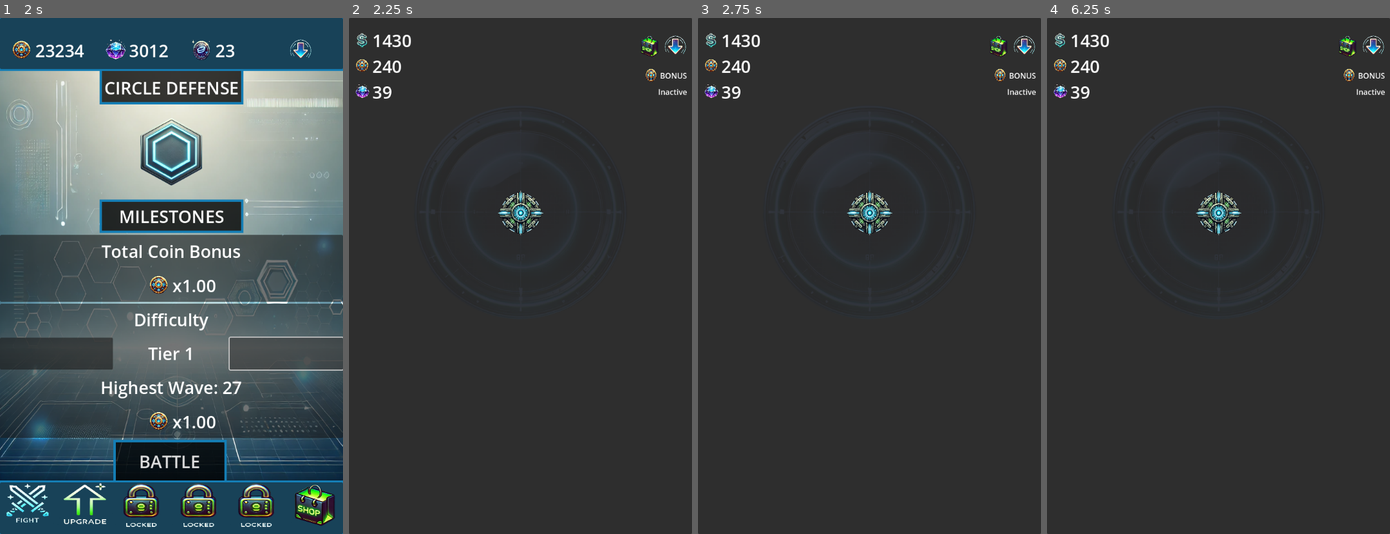
Above: before the commit, frames 1-4 (left to right).
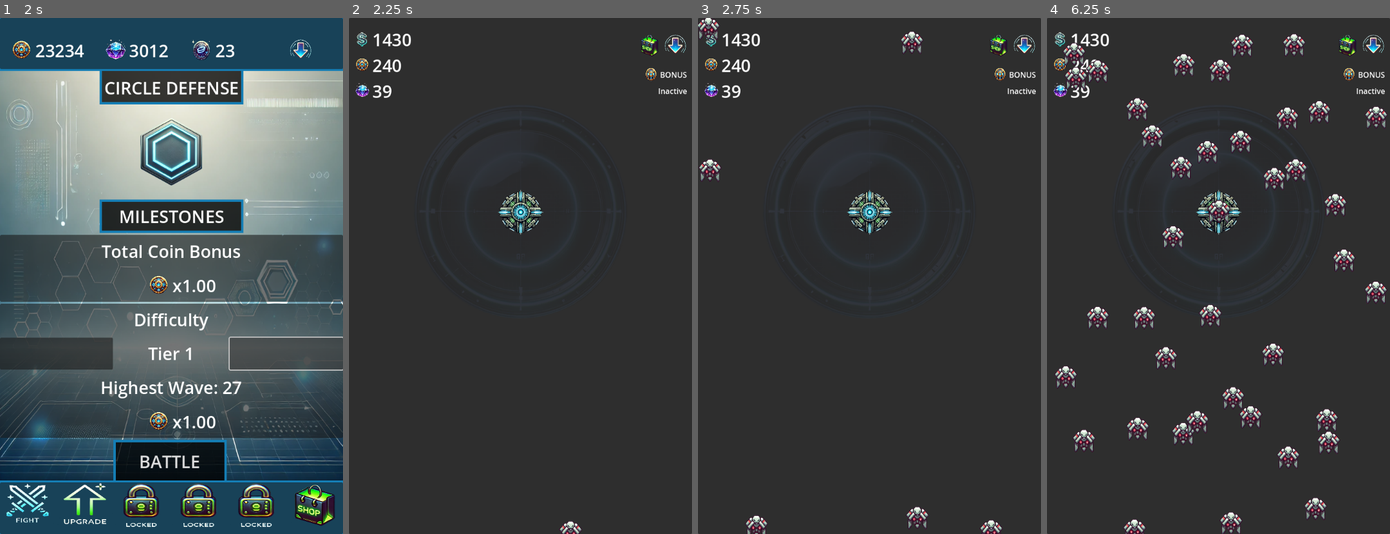
Above: after the commit, the same moments.

Repository: ascyrax/circle-defence
Game: Godot game, scene res://main.tscn
Two runs of this game, one before a commit and one after it. Both use one fixed random seed, a clock stepped at 60 frames per second and the inputs below.
Inputs (mouse positions are in pixels of both pictures, inside the frame that each line leads up to):
- Up to frame 1 (2 s): click (54, 353) at 0.5 s; click (284, 353) at 1.25 s
- Up to frame 2 (2.25 s): click "BATTLE" at 2 s
- Up to frame 3 (2.75 s): no input
- Up to frame 4 (6.25 s): no input

Frame 1 is identical in both runs. In frame 2, 1.5% of the frame differs, in the area x 1-99%, y 2-100%; in frame 3, 2.3%; in frame 4, 7.8%, in the area x 1-100%, y 2-100%.

Commit message:
bug fix: enemies move towards the exact shooter location now :)

Diff:
--- a/enemy.gd
+++ b/enemy.gd
@@ -2,13 +2,16 @@
 
 @export var speed: float = randi_range(50, 150)  # Speed of the enemy
 var direction = Vector2.ZERO  # Direction toward the center
+var shooterContainerPosition : Vector2
 
-func set_direction(new_direction: Vector2):
+func set_direction(new_direction: Vector2, newShooterPosition: Vector2):
 	direction = new_direction
+	shooterContainerPosition = newShooterPosition
 
 # Called every frame. 'delta' is the elapsed time since the previous frame.
 func _process(delta):
 	# Move the enemy toward the center
+	direction = (shooterContainerPosition - position).normalized()
 	position += direction * speed * delta
 	#pass
 
--- a/gamePlay.gd
+++ b/gamePlay.gd
@@ -1,29 +1,28 @@
 extends Control
 
 @export var enemyScene: PackedScene  # Drag your Enemy scene here
-var enemySpawnInterval: float = 5
-var shooterContainer: Control
-var shooter:Sprite2D
+var enemySpawnInterval: float = 0.1
 var shooterContainerPosition
+var shooterGlobalPosition
 
 func _ready() -> void:
 	# Defer the size calculation to ensure layout is finalized
 	call_deferred("_set_shooter_location")
 	call_deferred("_set_shooter_range_scale")
-	spawn_enemies()
+	call_deferred("spawn_enemies")
 
 func _set_shooter_location():
-	shooterContainer = $"Panel/VBoxContainer/GamePlayNode" as Control # this is the parent node 'GamePlay' (Control)
-	print("shooterContainer position: ", shooterContainer.position)
-	print("shooterContainer bottom-right position: ", shooterContainer.get_rect())
-	shooterContainer.position = (shooterContainer.get_rect().size + shooterContainer.position) / 2 # place the shooter at the middle of its parent node container
-	shooterContainerPosition = shooterContainer.position
-	#shooter is placed (0,0) corresponding to this position :)
-	print("shooterContainer new position: ",shooterContainer.position)
+	var shooterContainer = $"Panel/VBoxContainer/GamePlayNode" as Control # this is the parent node 'GamePlay' (Control)
+	var shooter = $"Panel/VBoxContainer/GamePlayNode/Central Shooter" as Node2D
+	var width = shooterContainer.size[0]
+	var height = shooterContainer.size[1]
+	print("shooter container width & height: ",width, ",",height)
+	shooter.position = Vector2(width/2.0,height/2.0)
+	shooterGlobalPosition = shooter.global_position
 
 func _set_shooter_range_scale():
 	var shooterRange = $"Panel/VBoxContainer/GamePlayNode/Central Shooter/Area2D/CollisionShape2D".shape as CircleShape2D
-	shooter = $"Panel/VBoxContainer/GamePlayNode/Central Shooter/Area2D/Sprite2D" as Sprite2D
+	var shooter = $"Panel/VBoxContainer/GamePlayNode/Central Shooter/Area2D/Sprite2D" as Sprite2D
 	var correctScaleX = (shooterRange.radius *2.0) / (shooter.texture.get_width() * 1.0)
 	var correctScaleY = (shooterRange.radius *2.0) / (shooter.texture.get_height() * 1.0)
 	shooter.scale = Vector2(correctScaleX, correctScaleY)
@@ -35,8 +34,6 @@
 
 
 func spawn_enemies():
-	print("spawn_enemies")
-	# set a timer
 	var enemySpawnTimer = Timer.new()
 	add_child(enemySpawnTimer)
 	enemySpawnTimer.wait_time = enemySpawnInterval
@@ -44,12 +41,12 @@
 	enemySpawnTimer.connect("timeout", _spawn_enemy)
 	enemySpawnTimer.start()
 
-	# make the enemies move towards the shooterPosition
+	# make the enemies move towards the shooterGlobalPosition
 	# do this in _process
 
 
 func _spawn_enemy():
-	print("_spawn_enemy")
+	print("spawning an enemy")
 	var newEnemy = enemyScene.instantiate() as Node2D
 
 	var enemyContainer = $"Panel/VBoxContainer/EnemySpawner"
@@ -74,14 +71,9 @@
 		3:
 			posX = 0
 			posY = randf_range(0, viewportSize.y)
-	print("posX: ",posX, " posY: ",posY)
 	newEnemy.position = Vector2(posX, posY)
-
-	print("shooterContainer position: ", shooterContainerPosition)
-	print("enemy position: ", newEnemy.position)
 
 	 # Set the direction toward the centreShooterSprite2D
 	if newEnemy.has_method("set_direction"):
-		var direction = (shooterContainerPosition - newEnemy.position).normalized()
-		newEnemy.set_direction(direction)
-		print("direction: ", direction)
+		var direction = (shooterGlobalPosition - newEnemy.position).normalized()
+		newEnemy.set_direction(direction, shooterGlobalPosition)
--- a/gamePlay.tscn
+++ b/gamePlay.tscn
@@ -36,8 +36,6 @@
 anchors_preset = 15
 anchor_right = 1.0
 anchor_bottom = 1.0
-offset_top = 2.0
-offset_bottom = 2.0
 grow_horizontal = 2
 grow_vertical = 2
 
@@ -172,7 +170,7 @@
 size_flags_stretch_ratio = 4.5
 
 [node name="Central Shooter" type="Node2D" parent="Panel/VBoxContainer/GamePlayNode"]
-position = Vector2(360, 223)
+position = Vector2(360, 150)
 
 [node name="Sprite2D" type="Sprite2D" parent="Panel/VBoxContainer/GamePlayNode/Central Shooter"]
 scale = Vector2(0.2, 0.2)
@@ -217,3 +215,6 @@
 layout_mode = 2
 
 [node name="EnemySpawner" type="Node2D" parent="Panel/VBoxContainer"]
+
+[connection signal="ready" from="Panel/VBoxContainer/GamePlayNode/Central Shooter" to="." method="_on_central_shooter_ready"]
+[connection signal="visibility_changed" from="Panel/VBoxContainer/GamePlayNode/Central Shooter" to="." method="_on_central_shooter_visibility_changed"]
